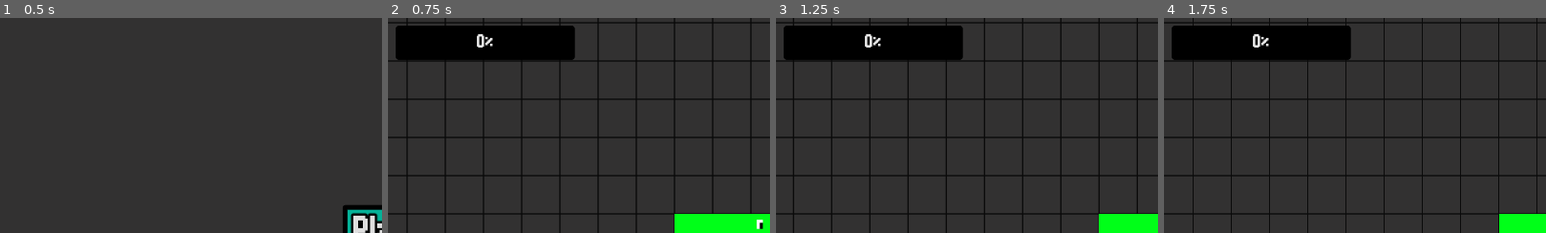
Above: before the commit, frames 1-4 (left to right).
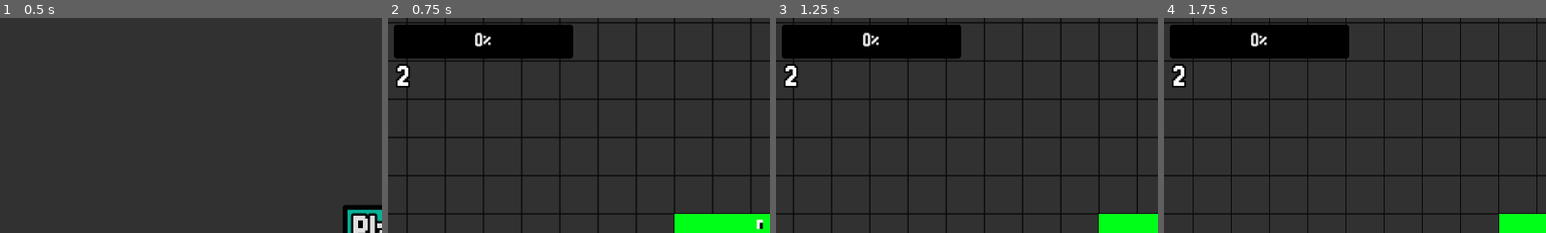
Above: after the commit, the same moments.

Repository: nath-ellis/slither.net
Game: Godot game, scene res://scenes/menu.tscn
Same seed, same stepped clock (60 frames per second), same inputs: the game is played once before the commit and once after it.
Inputs:
- Up to frame 1 (0.5 s): no input
- Up to frame 2 (0.75 s): click "Play" at 0.5 s
- Up to frame 3 (1.25 s): no input
- Up to frame 4 (1.75 s): hold Right (right) from 1.28 s (still down)
The pictures show only the part of the screen within x 0-50%, y 0-50%; the shares and areas given below are measured in that part.

Frame 1 is identical in both runs. In frame 2, 1.3% of the frame differs, in the area x 1-49%, y 3-33%; in frame 3, 1.3%; in frame 4, 1.3%.

Commit message:
Added a label which shows the player's length

Diff:
--- a/assets/theme.tres
+++ b/assets/theme.tres
@@ -117,8 +117,8 @@
 Button/styles/normal = SubResource("StyleBoxFlat_lqiom")
 Button/styles/pressed = SubResource("StyleBoxFlat_feucn")
 Label/colors/font_outline_color = Color(0, 0, 0, 1)
-Label/constants/outline_size = 16
-Label/font_sizes/font_size = 64
+Label/constants/outline_size = 12
+Label/font_sizes/font_size = 48
 Label/fonts/font = ExtResource("1_48q5e")
 ProgressBar/colors/font_color = Color(0.95, 0.95, 0.95, 1)
 ProgressBar/colors/font_outline_color = Color(0, 0, 0, 1)
--- a/scenes/game.tscn
+++ b/scenes/game.tscn
@@ -41,15 +41,23 @@
 
 [node name="UI" type="CanvasLayer" parent="."]
 
-[node name="GrowthProgressBar" type="ProgressBar" parent="UI"]
-offset_left = 13.0
-offset_top = 13.0
-offset_right = 313.0
-offset_bottom = 70.0
+[node name="Control" type="Control" parent="UI"]
+layout_mode = 3
+anchors_preset = 0
+offset_top = 1.0
+offset_right = 1280.0
+offset_bottom = 720.0
+size_flags_horizontal = 4
 theme = ExtResource("4_w0r5x")
 
-[node name="GrowthParticles" type="GPUParticles2D" parent="UI"]
-position = Vector2(157, 33)
+[node name="GrowthProgressBar" type="ProgressBar" parent="UI/Control"]
+offset_left = 10.0
+offset_top = 10.0
+offset_right = 310.0
+offset_bottom = 67.0
+
+[node name="GrowthParticles" type="GPUParticles2D" parent="UI/Control"]
+position = Vector2(144, 20)
 emitting = false
 process_material = SubResource("ParticleProcessMaterial_tmvcp")
 lifetime = 0.5
@@ -58,5 +66,12 @@
 randomness = 1.0
 local_coords = true
 
+[node name="Length" type="Label" parent="UI/Control"]
+offset_left = 16.0
+offset_top = 79.0
+offset_right = 79.0
+offset_bottom = 124.0
+text = "2"
+
 [connection signal="timeout" from="BitTimer" to="." method="_on_bit_timer_timeout"]
-[connection signal="value_changed" from="UI/GrowthProgressBar" to="." method="_on_growth_progress_bar_value_changed"]
+[connection signal="value_changed" from="UI/Control/GrowthProgressBar" to="." method="_on_growth_progress_bar_value_changed"]
--- a/scripts/bit.gd
+++ b/scripts/bit.gd
@@ -46,8 +46,6 @@
 
 
 func _on_area_entered(area) -> void:
-	Manager.length += 1
-
 	if area.get_parent().has_method("increase_length"):
 		if get_meta("size") == "large":
 			area.get_parent().call_deferred("increase_length", 10)
--- a/scripts/game.gd
+++ b/scripts/game.gd
@@ -7,8 +7,9 @@
 @onready var player = $Player
 @onready var bits = $Bits
 @onready var bit_timer = $BitTimer
-@onready var growth_progress_bar = $UI/GrowthProgressBar
-@onready var growth_particles = $UI/GrowthParticles
+@onready var growth_progress_bar = $UI/Control/GrowthProgressBar
+@onready var growth_particles = $UI/Control/GrowthParticles
+@onready var length = $UI/Control/Length
 
 
 func _process(_delta) -> void:
@@ -18,6 +19,8 @@
 		# Reset bar after particles finish
 		if !growth_particles.emitting:
 			growth_progress_bar.value = player.increase_length_counter * 10
+
+	length.text = str(Manager.length)
 
 
 func _on_bit_timer_timeout() -> void:
--- a/scripts/player.gd
+++ b/scripts/player.gd
@@ -42,6 +42,7 @@
 
 		body.add_child(new_body)
 
+		Manager.length += 1
 		increase_length_counter -= 10
 
 func _physics_process(_delta) -> void:
@@ -91,7 +92,8 @@
 	if sped_up:
 		# Decrease length when sped up
 		if lose_length_counter >= 5:
-			Manager.length -= 1
+			if Manager.length > 1:
+				Manager.length -= 1
 
 			if body.get_child_count() > 1:
 				body.get_children()[len(body.get_children())-1].queue_free()
